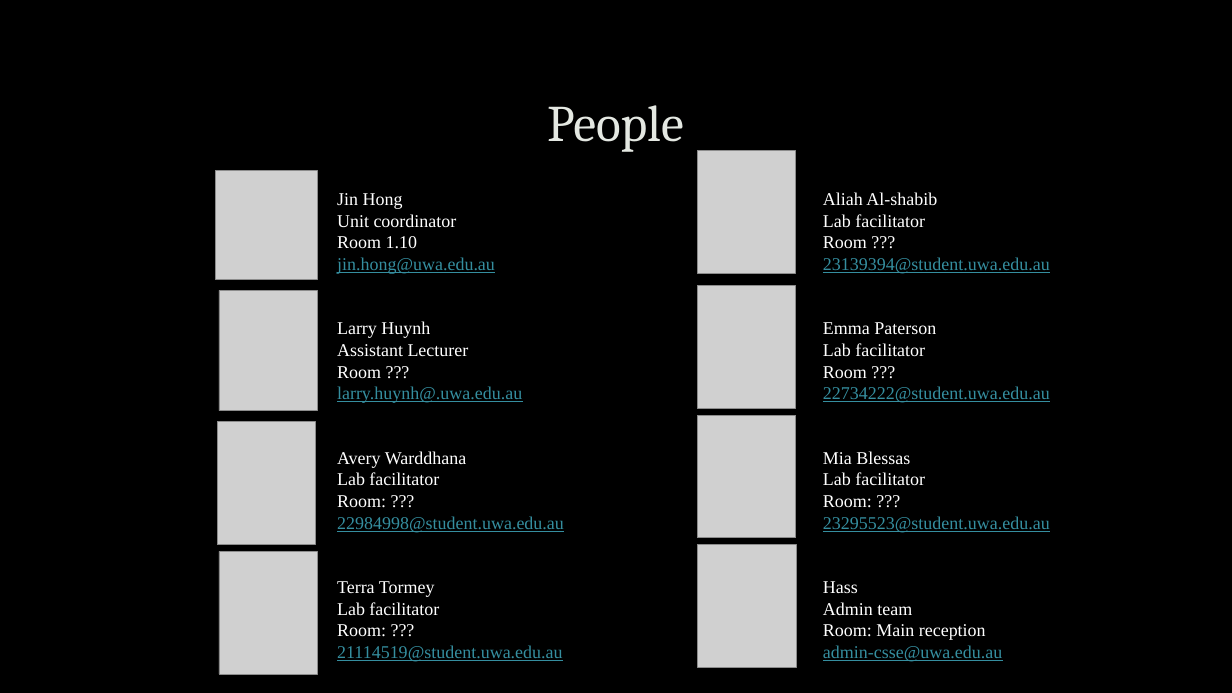
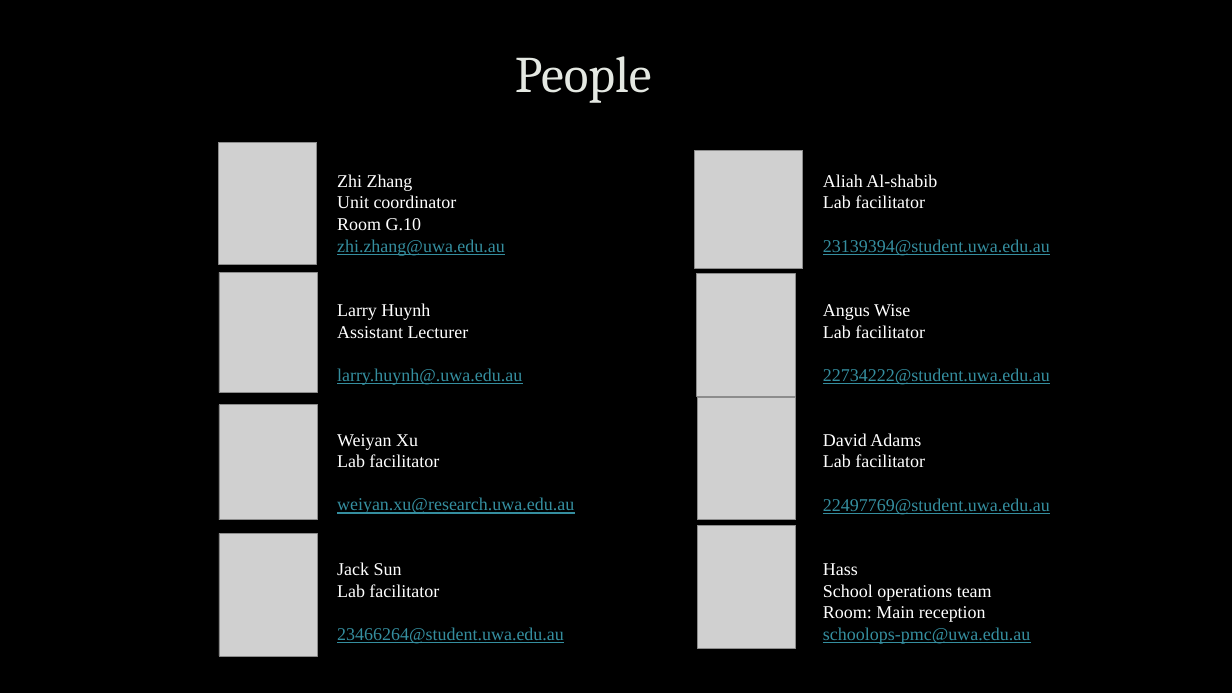
Before and after one commit to uwacyber/cits1003, a slide deck: slide 8 of cits1003-lecture_slides/CITS1003-0 Overview.pptx (slide 5 before the commit). Drawn at 1232x693 pixels with LibreOffice and Linux fonts; fonts in the diff are those of the drawing; grey boxes stand for pictures; background and template pictures are left out. Boxes give left, top, right and bottom in pixels: in the first picture for what was removed or moved away, otherwise in the second. Text is boxed around its words. In the diff, an @@ line names an element or a change of style, - is before the commit and + after.

```diff
--- a/cits1003-lecture_slides/CITS1003-0 Overview.pptx
+++ b/cits1003-lecture_slides/CITS1003-0 Overview.pptx
@@ title "People": place and size @@
-title "People" at bbox=[547, 105, 684, 152]
+title "People" at bbox=[515, 56, 652, 103]
@@ picture: place and size @@
-picture at bbox=[215, 171, 318, 279]
+picture at bbox=[219, 142, 317, 264]
@@ text at bbox=[337, 174, 413, 191]: text changed @@
-Jin Hong
+Zhi Zhang
@@ picture added at bbox=[695, 151, 803, 269] @@
@@ text "Aliah Al-shabib": place and size @@
-text "Aliah Al-shabib" at bbox=[823, 192, 1050, 662]
+text "Aliah Al-shabib" at bbox=[823, 174, 1050, 644]
@@ text at bbox=[337, 218, 505, 256]: text changed @@
-Room 1.10
-jin.hong@uwa.edu.au
+Room G.10
+zhi.zhang@uwa.edu.au
@@ text at bbox=[823, 236, 867, 248]: paragraph removed @@
-Room ???
@@ picture: place and size @@
-picture at bbox=[219, 290, 317, 410]
+picture at bbox=[219, 273, 317, 393]
@@ picture: place and size @@
-picture at bbox=[697, 151, 795, 274]
+picture at bbox=[697, 274, 795, 396]
@@ picture removed at bbox=[697, 286, 795, 409] @@
@@ text at bbox=[823, 304, 910, 320]: text changed @@
-Emma Paterson
+Angus Wise
@@ text at bbox=[337, 366, 381, 378]: paragraph removed @@
-Room ???
@@ text at bbox=[823, 366, 867, 378]: paragraph removed @@
-Room ???
@@ picture: place and size @@
-picture at bbox=[217, 421, 315, 544]
+picture at bbox=[219, 405, 317, 520]
@@ text at bbox=[337, 434, 418, 450]: text changed @@
-Avery Warddhana
+Weiyan Xu
@@ text at bbox=[823, 433, 921, 446]: text changed @@
-Mia Blessas
+David Adams
@@ text at bbox=[337, 497, 574, 575]: text changed @@
-Room: ???
-22984998@student.uwa.edu.au
-Terra Tormey
+weiyan.xu@research.uwa.edu.au
+Jack Sun
@@ text at bbox=[823, 498, 1050, 515]: text changed @@
-Room: ???
-23295523@student.uwa.edu.au
+22497769@student.uwa.edu.au
@@ 3 pictures, 1 text: place and size @@
-3 pictures, 1 text at bbox=[219, 193, 796, 675]
+3 pictures, 1 text at bbox=[219, 174, 796, 656]
@@ text at bbox=[823, 584, 992, 601]: text changed @@
-Admin team
+School operations team
@@ text at bbox=[337, 627, 564, 644]: text changed @@
-Room: ???
-21114519@student.uwa.edu.au
+23466264@student.uwa.edu.au
@@ text at bbox=[823, 627, 1030, 644]: text changed @@
-admin-csse@uwa.edu.au
+schoolops-pmc@uwa.edu.au
```
Also in this commit, not shown: 13 other slides changed, 17 slides added, 4 slides removed.
